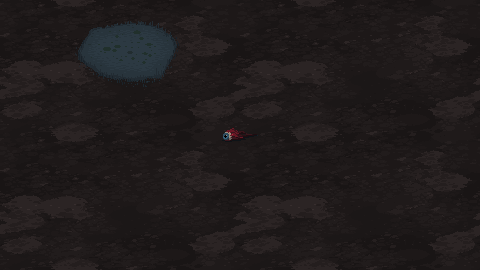
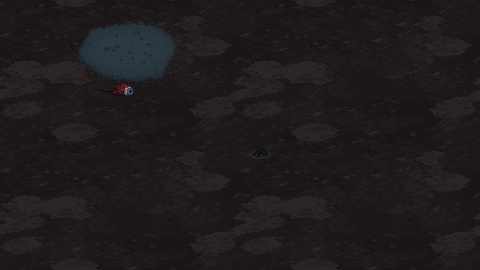
Two versions of the same layered image (480x270). Layer-by-layer changes:
added layer "Layer 2" in group "Threshold.png" over 245, 145, 272, 159
painted on "Layer 1" over 98, 83, 258, 142
